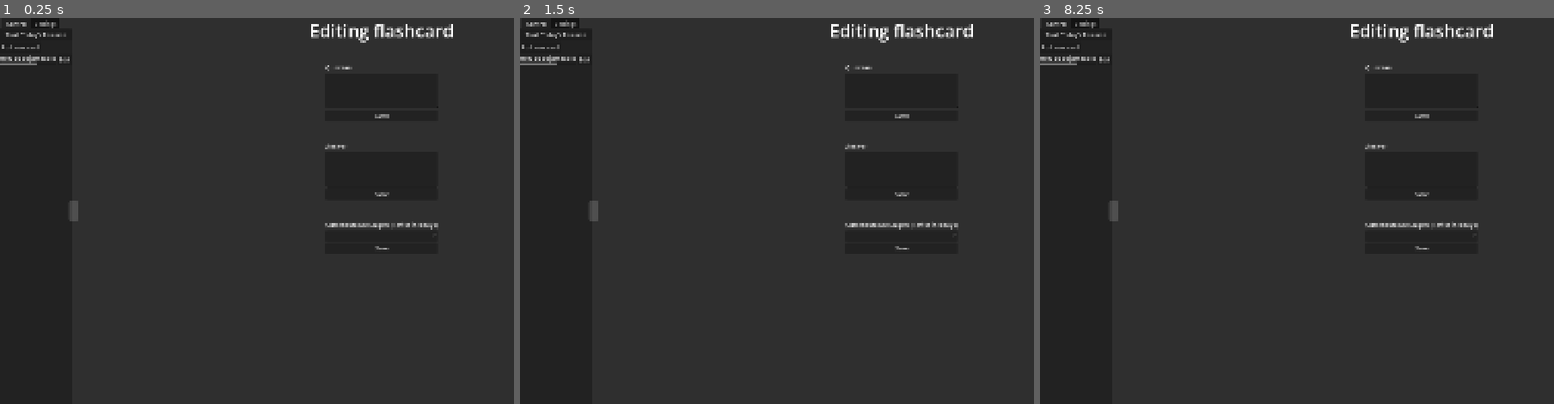
Above: before the commit, frames 1-3 (left to right).
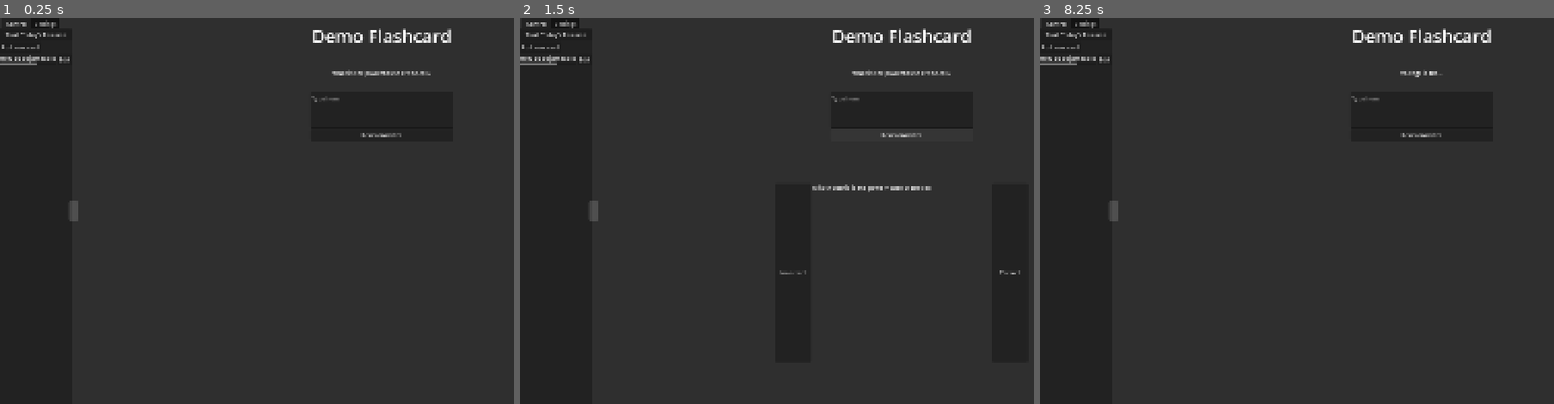
Above: after the commit, the same moments.

Repository: viywolf/Spaced-Repetition-Helper
Game: Godot game, scene res://scenes/main_screen.tscn
Same seed, same stepped clock (60 frames per second), same inputs: the game is played once before the commit and once after it.
Inputs (mouse positions are in pixels of both pictures, inside the frame that each line leads up to):
- Up to frame 1 (0.25 s): no input
- Up to frame 2 (1.5 s): click "Save" (after the commit: "Add new card") at 0.5 s; click (900, 133) at 1.25 s, where only the run after the commit has a clickable "Reveal Answer"
- Up to frame 3 (8.25 s): click (1312, 272) at 2 s, where only the run after the commit has a clickable "Incorrect"; click "Start Today's Revision" at 2.75 s; click "Start Today's Revision" at 3.5 s; click "Add new card" at 4.25 s; click "Add new card" at 5 s; click "Edit" at 5.75 s; click "Edit" at 6.5 s; click (1420, 133) at 7.25 s, where only the run after the commit has a clickable "Reveal Answer"; click (1528, 272) at 8 s, where only the run after the commit has a clickable "Correct"

The runs differ from the first frame. In frame 1, 1.5% of the frame differs, in the area x 60-89%, y 1-60%; in frame 2, 1.8%, in the area x 50-98%, y 1-67%; in frame 3, 1.4%.

Commit message:
Cycling through cards

Diff:
--- a/globals/flashcards.gd
+++ b/globals/flashcards.gd
@@ -1,11 +1,16 @@
 extends Node
 
 enum{
-	QUESTION, ANSWER
+	QUESTION, ANSWER, STAGE
 }
 
 var demo_flashcards: Dictionary = {
 	"Demo Flashcard":[
-		["What is the powerhouse of the cell?", "Mitochondria is the powerhouse of the cell"],
-	]
+		["What is the powerhouse of the cell?", "Mitochondria is the powerhouse of the cell", "0"],
+		["Voltage is the...", "difference in electric potential between two points.", "0"],
+	],
 }
+
+func add_flashcard(question: String, answer: String):
+	var cur_flashcards: Array = demo_flashcards["Demo Flashcard"]
+	cur_flashcards.push_back([question, answer, "0"])
--- a/scenes/main_screen.tscn
+++ b/scenes/main_screen.tscn
@@ -74,7 +74,6 @@
 text = "Revision stats"
 
 [node name="FlashcardManager" type="VBoxContainer" parent="MainSection" unique_id=1561580294]
-visible = false
 layout_mode = 2
 size_flags_horizontal = 3
 script = ExtResource("1_7fvvs")
@@ -141,7 +140,7 @@
 layout_mode = 2
 size_flags_horizontal = 3
 
-[node name="LeftArrowButton" type="Button" parent="MainSection/FlashcardManager/ArrowContainer" unique_id=1485618557]
+[node name="IncorrectButton" type="Button" parent="MainSection/FlashcardManager/ArrowContainer" unique_id=1485618557]
 custom_minimum_size = Vector2(100, 0)
 layout_mode = 2
 text = "Incorrect"
@@ -152,7 +151,7 @@
 size_flags_horizontal = 3
 text = "Blah blah anwer here"
 
-[node name="RightArrowButton" type="Button" parent="MainSection/FlashcardManager/ArrowContainer" unique_id=1246226754]
+[node name="CorrectButton" type="Button" parent="MainSection/FlashcardManager/ArrowContainer" unique_id=1246226754]
 custom_minimum_size = Vector2(100, 0)
 layout_mode = 2
 text = "Correct"
@@ -226,6 +225,7 @@
 layout_mode = 2
 
 [node name="CardEditor" type="VBoxContainer" parent="MainSection" unique_id=838655222]
+visible = false
 layout_mode = 2
 
 [node name="CardEditTitle" type="RichTextLabel" parent="MainSection/CardEditor" unique_id=1896947897]
@@ -316,3 +316,5 @@
 size_flags_horizontal = 3
 
 [connection signal="pressed" from="MainSection/FlashcardManager/SubmitButton/RevealButton" to="MainSection/FlashcardManager" method="_on_reveal_button_pressed"]
+[connection signal="pressed" from="MainSection/FlashcardManager/ArrowContainer/IncorrectButton" to="MainSection/FlashcardManager" method="_on_incorrect_button_pressed"]
+[connection signal="pressed" from="MainSection/FlashcardManager/ArrowContainer/CorrectButton" to="MainSection/FlashcardManager" method="_on_correct_button_pressed"]
--- a/scripts/flashcard_manager.gd
+++ b/scripts/flashcard_manager.gd
@@ -1,19 +1,57 @@
 extends VBoxContainer
 
 var current_flashcard_set: String = "Demo Flashcard"
+var current_flashcard: Array
+var cur_question_index: int
 
 # Called when the node enters the scene tree for the first time.
 func _ready() -> void:
-	update_flashcard(0)
+	get_new_card()
+	update_flashcard(cur_question_index)
 
 
 func update_flashcard(question_index: int):
+	$ArrowContainer/IncorrectButton.hide()
+	$ArrowContainer/CorrectButton.hide()
+	# No flashcard
+	if question_index == -1:
+		%AnswerText.visible_characters = 0
+		%TitleText.text = current_flashcard_set
+		%QuestionText.text = "All flashcards complete!"
+		%AnswerText.text = "You have completed all flashcards"
+		return
+	current_flashcard = Flashcards.demo_flashcards[current_flashcard_set][question_index]
+
 	%AnswerText.visible_characters = 0
 	%TitleText.text = current_flashcard_set
-	%QuestionText.text = Flashcards.demo_flashcards[current_flashcard_set][question_index][Flashcards.QUESTION]
-	%AnswerText.text = Flashcards.demo_flashcards[current_flashcard_set][question_index][Flashcards.ANSWER]
-
-
+	%QuestionText.text = current_flashcard[Flashcards.QUESTION]
+	%AnswerText.text = current_flashcard[Flashcards.ANSWER]
 
 func _on_reveal_button_pressed() -> void:
 	%AnswerText.visible_characters = -1
+	if cur_question_index != -1:
+		$ArrowContainer/IncorrectButton.show()
+		$ArrowContainer/CorrectButton.show()
+
+
+func get_new_card() -> void:
+	for i in range(Flashcards.demo_flashcards[current_flashcard_set].size()):
+		var card = Flashcards.demo_flashcards[current_flashcard_set][i]
+		if card[Flashcards.STAGE] == "0":
+			current_flashcard = card
+			cur_question_index = i
+			return
+	# If it reaches here no card was found
+	cur_question_index = -1
+
+
+func _on_correct_button_pressed() -> void:
+	current_flashcard[Flashcards.STAGE] = str(int(current_flashcard[Flashcards.STAGE]) + 1)
+	get_new_card()
+	update_flashcard(cur_question_index)
+
+
+func _on_incorrect_button_pressed() -> void:
+	current_flashcard[Flashcards.STAGE] = "0"
+	get_new_card()
+	update_flashcard(cur_question_index)
--- a/scripts/main_section.gd
+++ b/scripts/main_section.gd
@@ -17,3 +17,6 @@
 func show_editor_manager() -> void:
 	$FlashcardManager.hide()
 	$EditorManager.show()
+
+func show_card_editor() -> void:
+	pass
